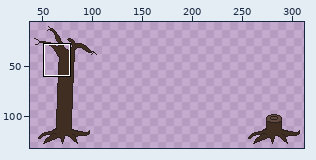
A pixel-art file gets an edit: Sprites/Map/Tree Sheet.aseprite. The picture above shows the old version from afar; the outline marks the close-up.
Close-up. The starting point:
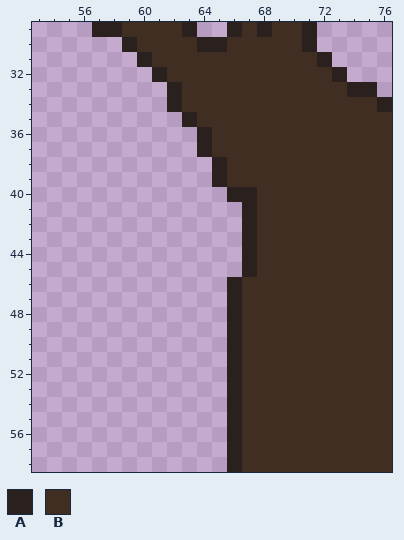
640x640 pixels, 1 frame. Shown: x 53..76, y 29..58. The wide view leaves out empty margins. The commit also changed other parts of the picture, which this record leaves out.
Palette (. is transparent): A #2a201e  B #402e22
Pixels before, first column x 57:
29 AABBBBA..ABABBA.....
30 ..ABBBBAABBBBBA.....
31 ...ABBBBBBBBBBBA....
32 ....ABBBBBBBBBBBA...
33 .....ABBBBBBBBBBBAA.
34 .....ABBBBBBBBBBBBBA
35 ......ABBBBBBBBBBBBB
36 .......ABBBBBBBBBBBB
37 .......ABBBBBBBBBBBB
38 ........ABBBBBBBBBBB
39 ........ABBBBBBBBBBB
40 .........AABBBBBBBBB
41 ..........ABBBBBBBBB
42 ..........ABBBBBBBBB
43 ..........ABBBBBBBBB
44 ..........ABBBBBBBBB
45 ..........ABBBBBBBBB
46 .........ABBBBBBBBBB
47 .........ABBBBBBBBBB
48 .........ABBBBBBBBBB
49 .........ABBBBBBBBBB
50 .........ABBBBBBBBBB
51 .........ABBBBBBBBBB
52 .........ABBBBBBBBBB
53 .........ABBBBBBBBBB
54 .........ABBBBBBBBBB
55 .........ABBBBBBBBBB
56 .........ABBBBBBBBBB
57 .........ABBBBBBBBBB
58 .........ABBBBBBBBBB
Now the later version:
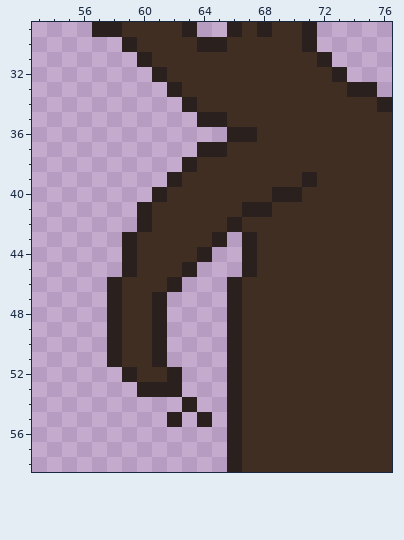
Edits made:
Changed rows in their new state; - is an unchanged pixel.
Layer "Layer 1":
first column x 58:
34 ----.A--------
35 -----.AA------
36 ------..AA----
37 -------A------
38 -----ABB------
39 ----ABBB-----A
40 ---ABBBBBB-AA-
41 --ABBBBBB-A---
42 --ABBBBBAB----
43 -ABBBBBA------
44 -ABBBBA-------
45 -ABBBA--------
46 ABBBA---------
47 ABBA----------
48 ABBA----------
49 ABBA----------
50 ABBA----------
51 ABBA----------
52 -ABBA---------
53 --AAA---------
54 -----A--------
55 ----A-A-------
Pixel boxes of the changes (left, top, right, bottom) in both close-ups:
changed: (107, 97, 317, 427)
